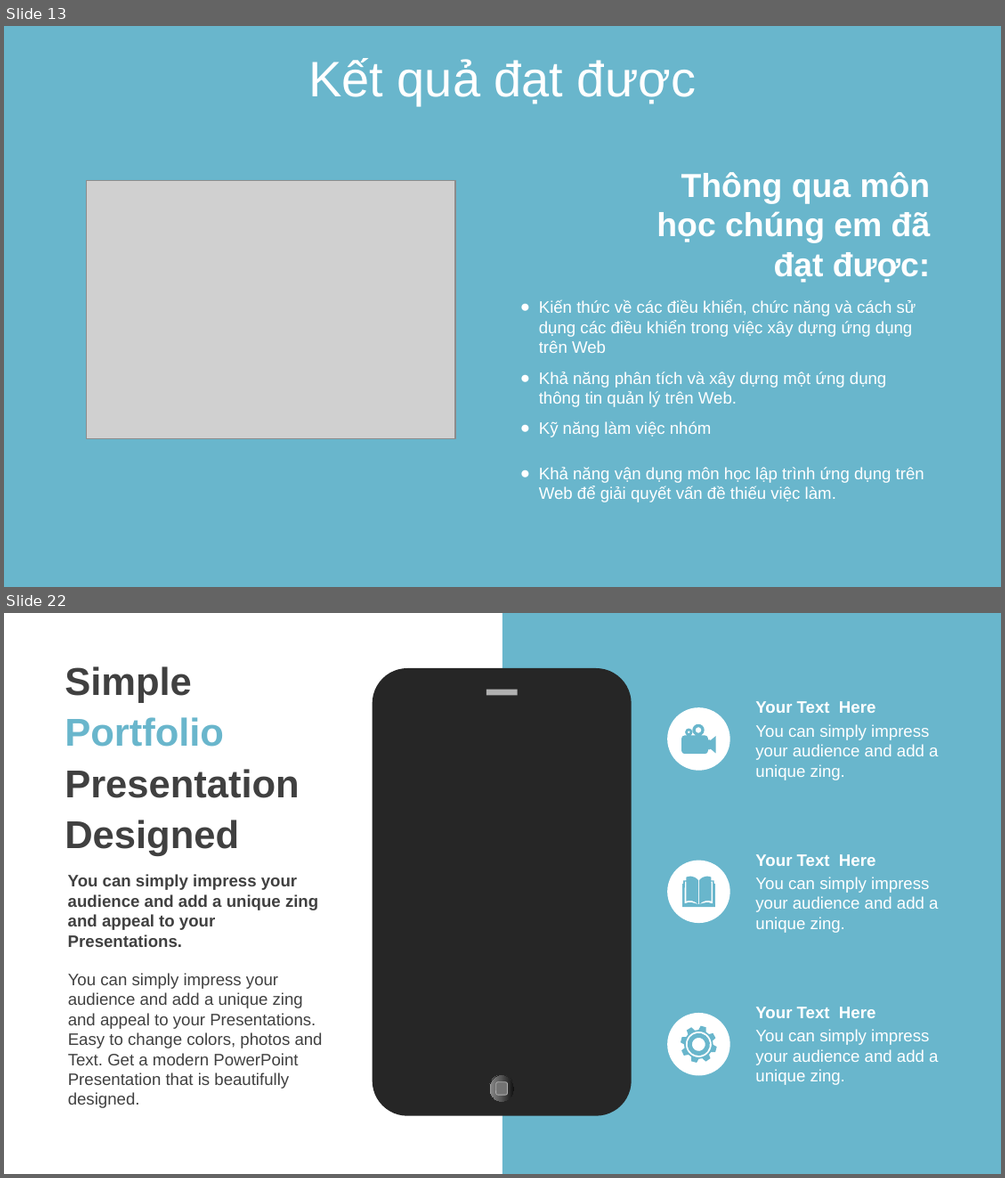
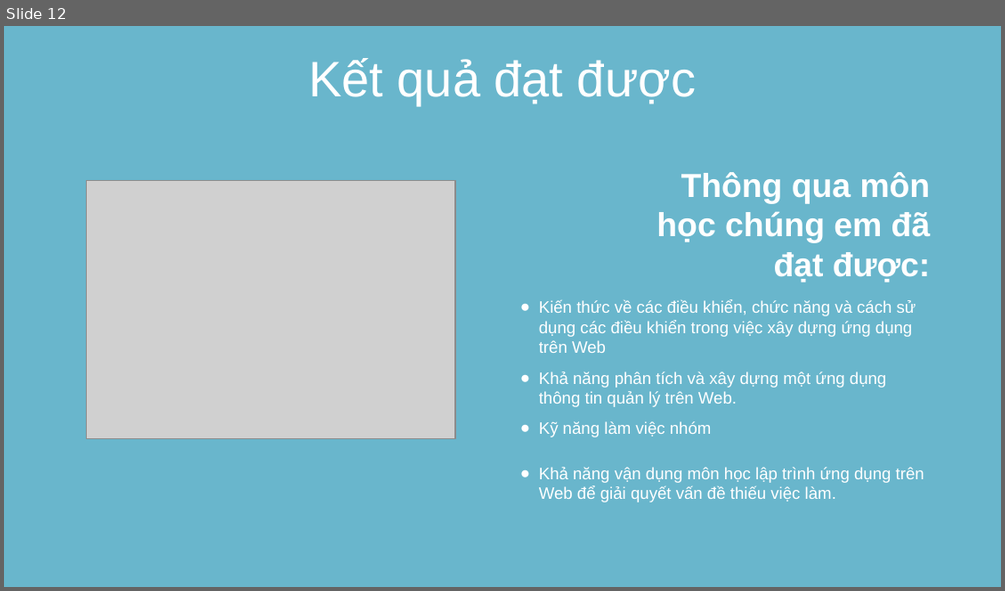
Before and after one commit to cotrang20012/RecruitingWebsite, a slide deck: báo cáo.pptx. Shown one above the other, each under a label of ours: slides 13 and 22 before the commit, slide 12 after it; the slides between them are not shown. The pictures are 1005x1178 and 1005x591 pixels, drawn with LibreOffice and Linux fonts; fonts in the diff are those of the drawing; grey boxes stand for pictures; background and template pictures are left out. Boxes give left, top, right and bottom in pixels: in the first picture for what was removed or moved away, otherwise in the second. Text is boxed around its words. In the diff, an @@ line names an element or a change of style, - is before the commit and + after.

```diff
--- a/báo cáo.pptx
+++ b/báo cáo.pptx
@@ slide 22 removed at (4,613,1001,1174), background #FFFFFF @@
@@ rectangle removed at (502,613,1001,1173) @@
@@ text removed at (65,666,299,856) @@
-Simple Portfolio Presentation Designed
@@ ellipse removed at (667,707,729,771) @@
@@ text removed at (755,701,875,713) @@
-Your Text Here
@@ freeform shape removed at (682,723,717,754) @@
@@ text removed at (755,724,938,780) @@
-You can simply impress your audience and add a unique zing.
@@ text removed at (68,874,318,947) @@
-You can simply impress your audience and add a unique zing and appeal to your Presentations.
@@ ellipse removed at (667,860,729,923) @@
@@ freeform shape removed at (682,876,715,907) @@
@@ text removed at (755,876,938,933) @@
-You can simply impress your audience and add a unique zing.
@@ text removed at (755,854,875,866) @@
-Your Text Here
@@ text removed at (68,973,323,1108) @@
-You can simply impress your audience and add a unique zing and appeal to your Presentations.
-Easy to change colors, photos and Text. Get a modern PowerPoint Presentation that is beautifully designed.
@@ ellipse removed at (667,1013,729,1076) @@
@@ text removed at (755,1006,875,1018) @@
-Your Text Here
@@ freeform shape removed at (680,1026,718,1062) @@
@@ text removed at (755,1029,938,1085) @@
-You can simply impress your audience and add a unique zing.
@@ group removed at (372,668,631,1115): 2 rounded rectangles, 1 rectangle, 1 ellipse @@
@@ what was slide 13 is now slide 12 @@
```
Also in this commit, not shown: 2 slides changed, 20 other slides removed.
